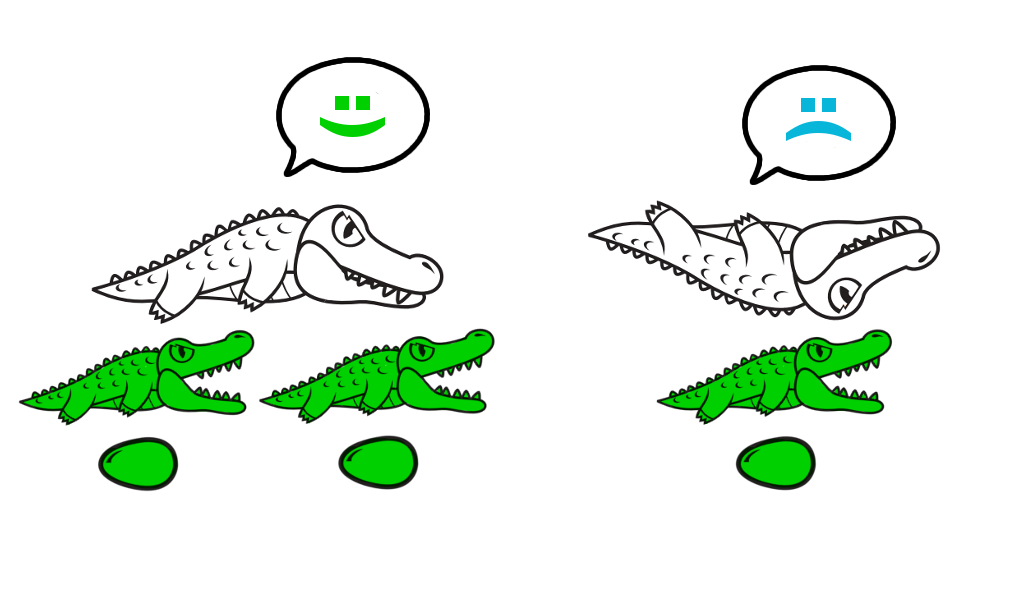
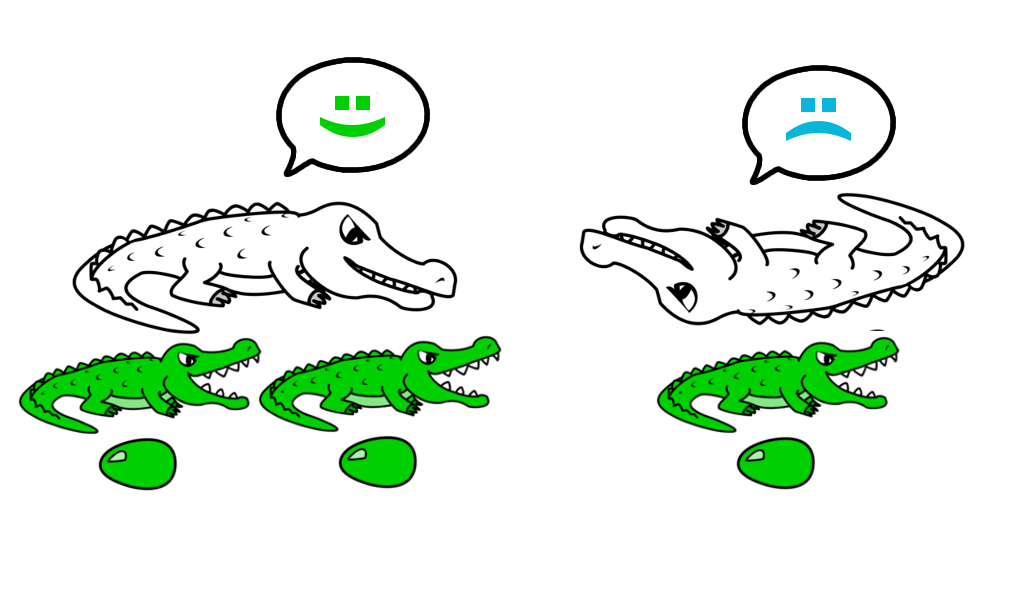
Layered file, before and after one edit (w=1024, h=600). Changes by layer:
painted on "Eingefügte Ebene#3" over [656, 331, 900, 491]
renamed "Eingefügte Ebene#4" to "Eingefügte Ebene #3", painted on it over [258, 328, 502, 490]
removed layer "Eingefügte Ebene#2" over [18, 329, 255, 492]
moved "Eingefügte Ebene" above "Eingefügte Ebene #1", painted on it over [18, 200, 941, 491]
renamed "Eingefügte Ebene#1" to "Eingefügte Ebene #1", painted on it over [72, 201, 458, 335]
added layer "Eingefügte Ebene #2" above "Hintergrund" over [579, 192, 965, 326]
